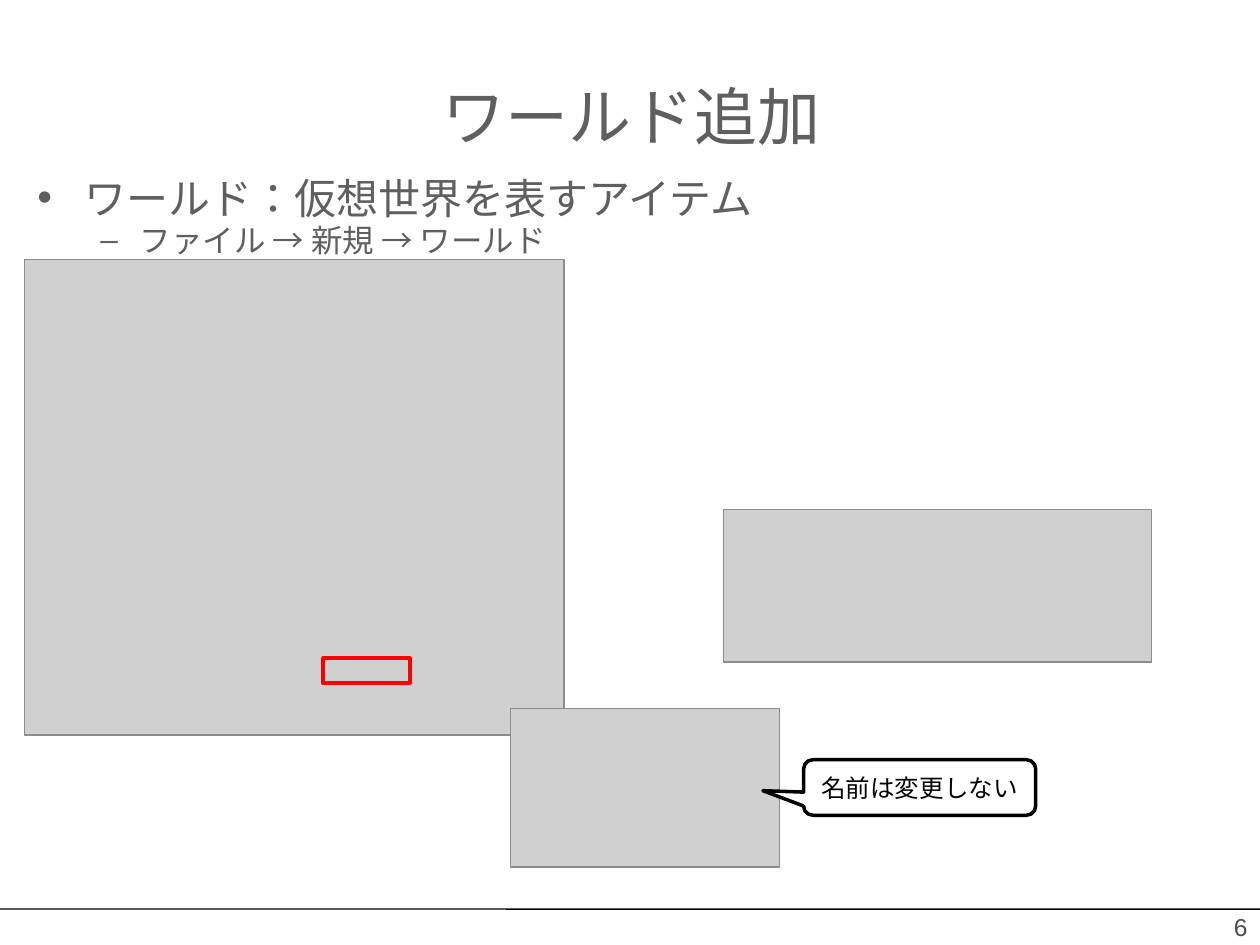
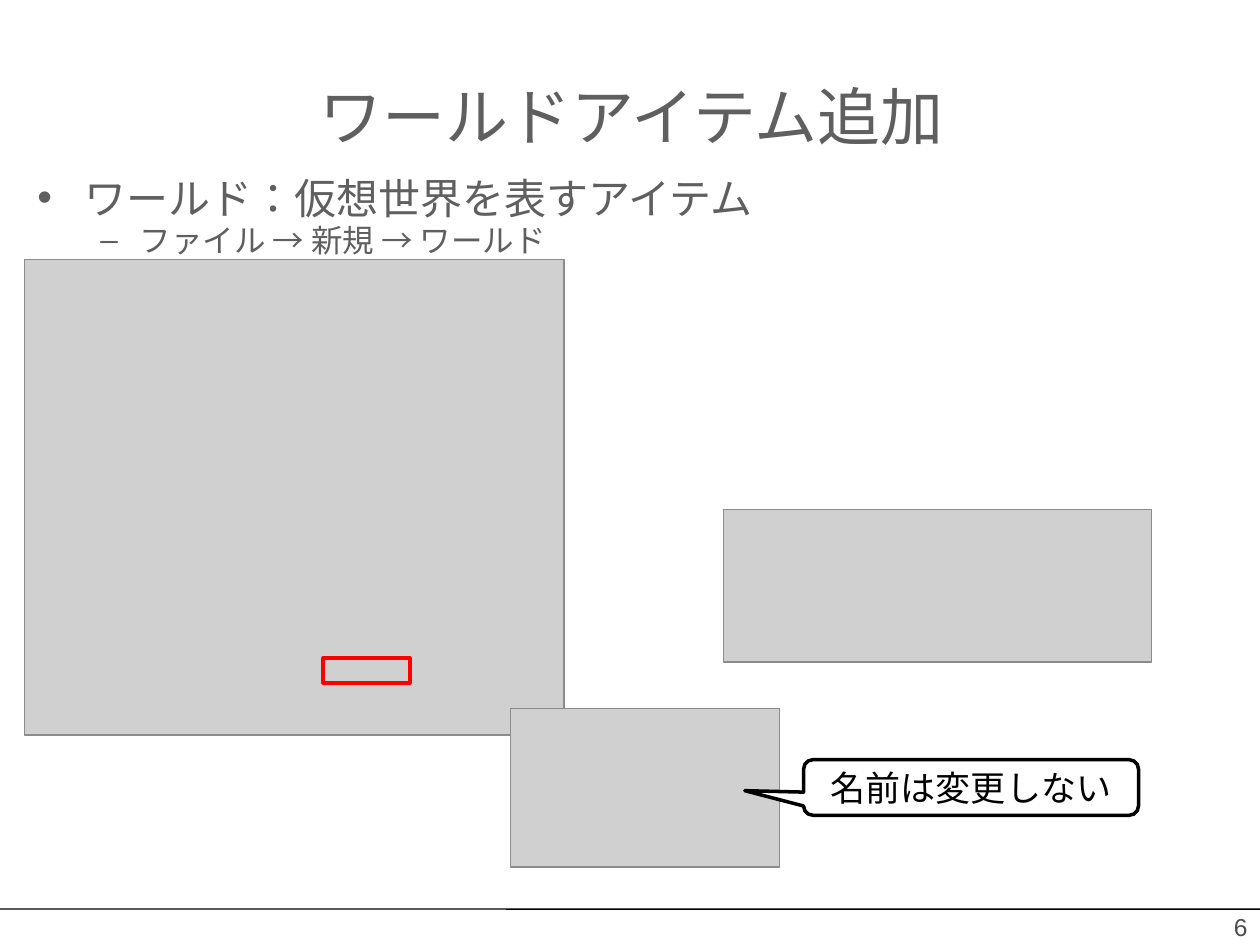
Before and after one commit to OpenRTM/RTM_Tutorial, a slide deck: slide 6 of ppt/Choreonoid入門.pptx. Drawn at 1260x945 pixels with LibreOffice and Linux fonts; fonts in the diff are those of the drawing; grey boxes stand for pictures; background and template pictures are left out. Boxes give left, top, right and bottom in pixels: in the first picture for what was removed or moved away, otherwise in the second. Text is boxed around its words. In the diff, an @@ line names an element or a change of style, - is before the commit and + after.

```diff
--- a/ppt/Choreonoid入門.pptx
+++ b/ppt/Choreonoid入門.pptx
@@ title at (320,87,944,145): text changed @@
-ワールド追加
+ワールドアイテム追加
@@ rounded speech box "名前は変更しない": place and size @@
-rounded speech box "名前は変更しない" at (804,760,1036,815)
+rounded speech box "名前は変更しない" at (804,760,1139,815)
@@ rounded speech box "名前は変更しない" at (804,760,1139,815): size 14 to 20 pt @@
```
Also in this commit, not shown: 15 other slides changed, 32 other files.
